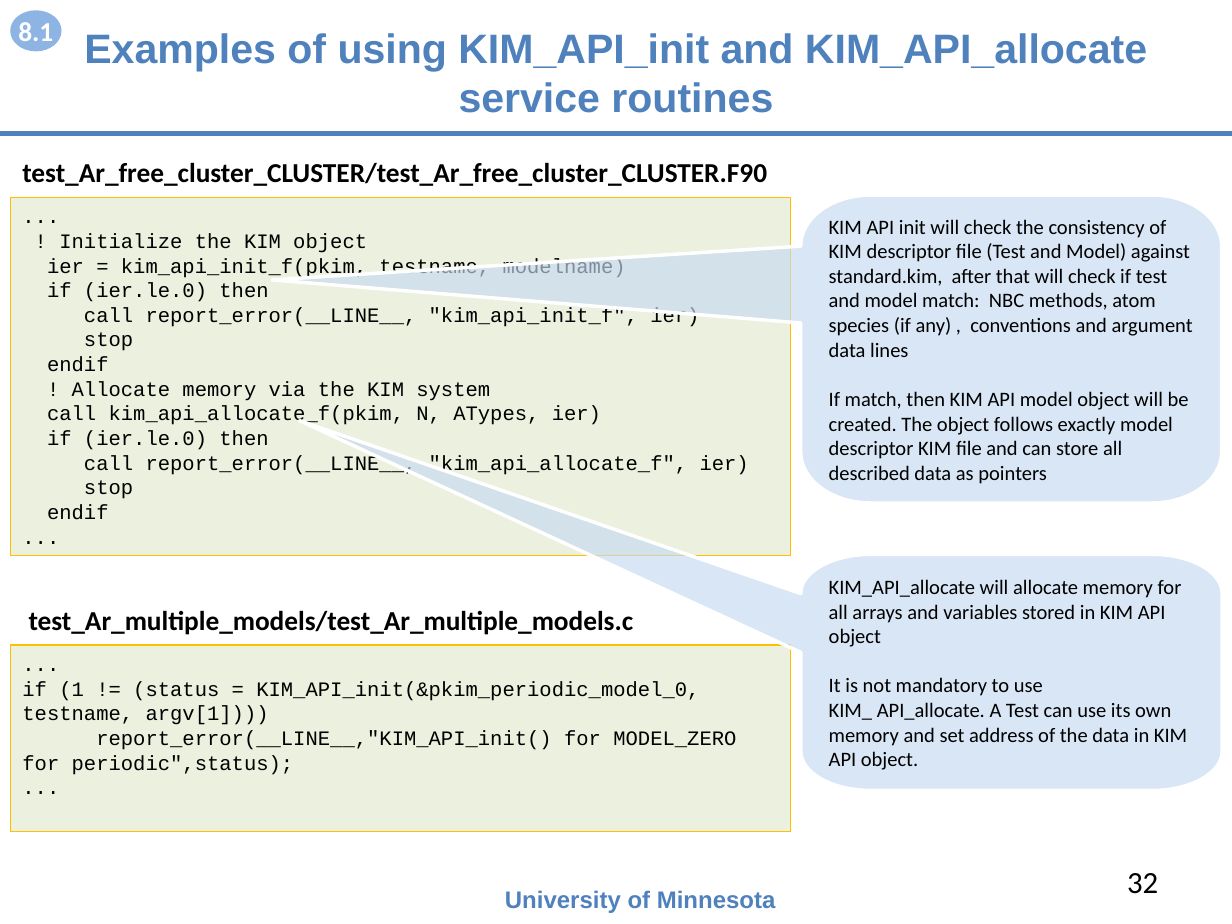
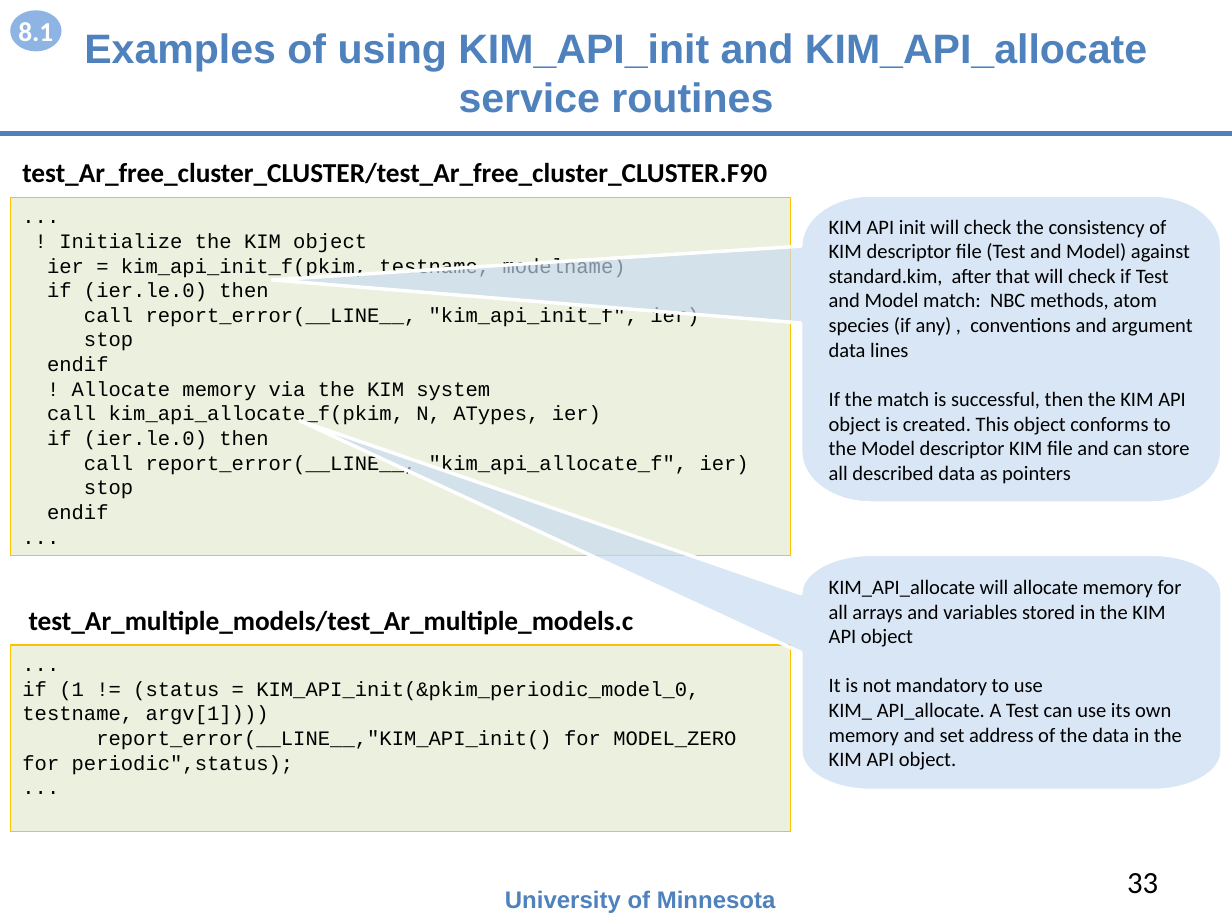
Before and after one commit to openkim/kim-api, a slide deck: slide 33 of DOCs/openkim-api-introduction.pptx (slide 32 before the commit). Drawn at 1232x924 pixels with LibreOffice and Linux fonts; fonts in the diff are those of the drawing. Boxes give left, top, right and bottom in pixels: in the first picture for what was removed or moved away, otherwise in the second. Text is boxed around its words. In the diff, an @@ line names an element or a change of style, - is before the commit and + after.

```diff
--- a/DOCs/openkim-api-introduction.pptx
+++ b/DOCs/openkim-api-introduction.pptx
@@ text in freeform shape at (829, 219, 1193, 484): text changed @@
-KIM API init will check the consistency of KIM descriptor file (Test and Model) against standard.kim, after that will check if test and model match: NBC methods, atom species (if any) , conventions and argument data lines
-If match, then KIM API model object will be created. The object follows exactly model descriptor KIM file and can store all described data as pointers
+KIM API init will check the consistency of KIM descriptor file (Test and Model) against standard.kim, after that will check if Test and Model match: NBC methods, atom species (if any) , conventions and argument data lines
+If the match is successful, then the KIM API object is created. This object conforms to the Model descriptor KIM file and can store all described data as pointers
@@ text in freeform shape at (829, 579, 1182, 647): text changed @@
-KIM_API_allocate will allocate memory for all arrays and variables stored in KIM API object
+KIM_API_allocate will allocate memory for all arrays and variables stored in the KIM API object
@@ text in freeform shape at (829, 702, 1182, 770): text changed @@
-KIM_ API_allocate. A Test can use its own memory and set address of the data in KIM API object.
+KIM_ API_allocate. A Test can use its own memory and set address of the data in the KIM API object.
@@ page number at (1127, 873, 1158, 894): text changed @@
-32
+33
```
Also in this commit, not shown: 20 other slides changed, 1 slide added, 7 slides removed, 2 other files.
